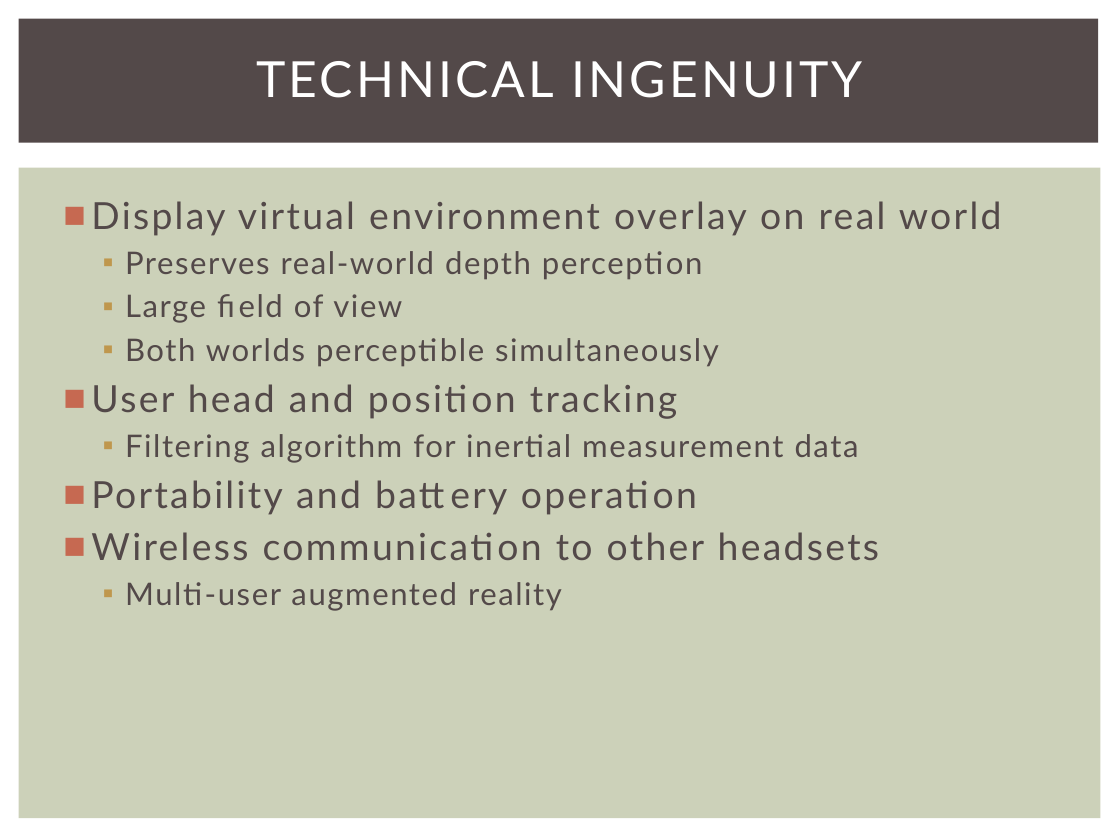
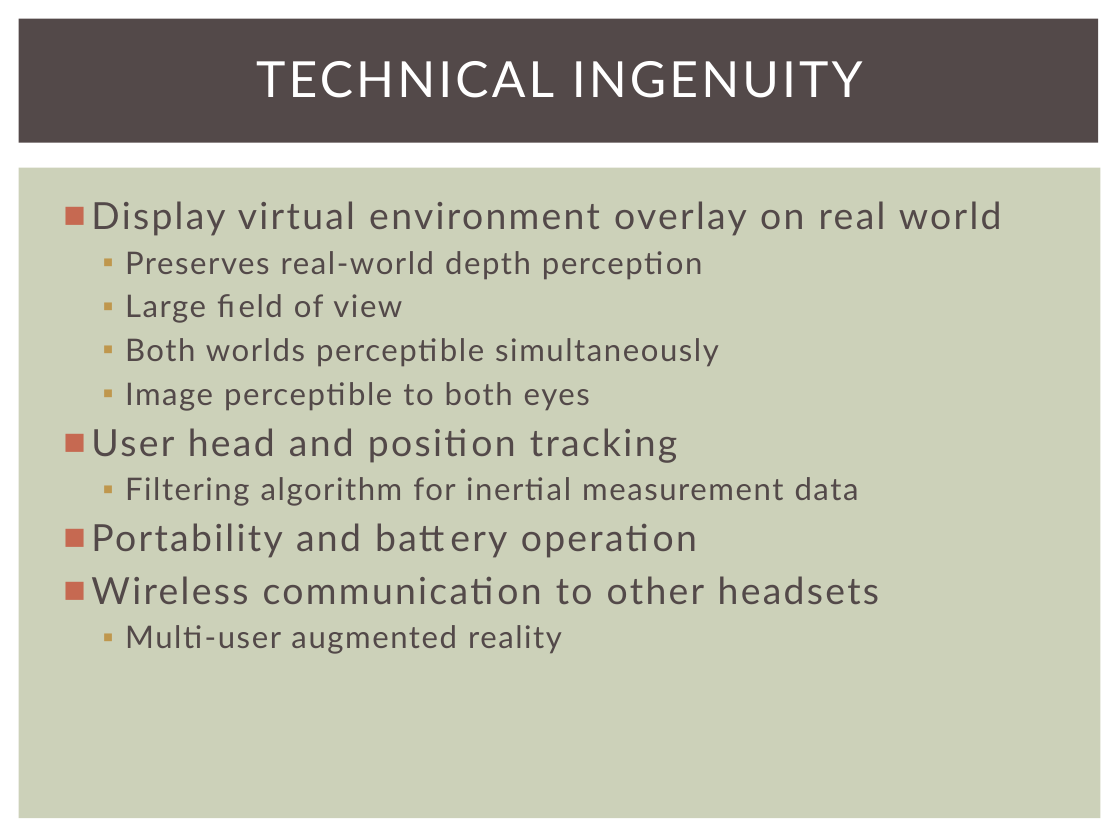
Before and after one commit to snowpuppy/augreality, a slide deck: slide 12 of doc/AugRealityMidReview.pptx. Drawn at 1120x840 pixels with LibreOffice and Linux fonts; fonts in the diff are those of the drawing. Boxes give left, top, right and bottom in pixels: in the first picture for what was removed or moved away, otherwise in the second. Text is boxed around its words. In the diff, an @@ line names an element or a change of style, - is before the commit and + after.

```diff
--- a/doc/AugRealityMidReview.pptx
+++ b/doc/AugRealityMidReview.pptx
@@ text at (125, 382, 590, 410): paragraph added @@
+  ▪ Image perceptible to both eyes
```
Also in this commit, not shown: 10 other slides changed.
